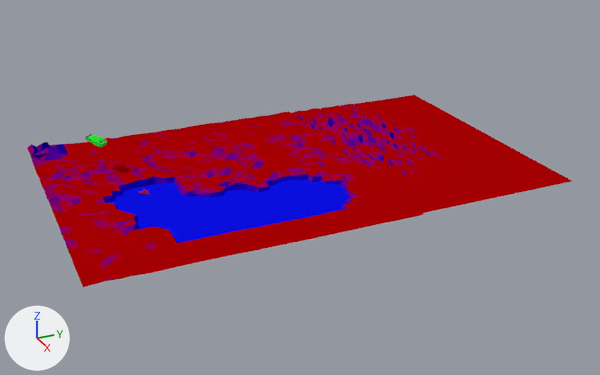
The Blender file 04 Shots/mz-see-shot1.blend, before and after one commit.
Both versions are drawn from a 50 mm lens placed at (67.4, -22.2, 32.8), pointed at (-1.6, 8.8, -1.7). The axes (+X, +Y, +Z) are drawn at lower left. The lights are the same throughout.

Names of what the first picture shows: 'landschaft-mit-see', 'wasser-see'.
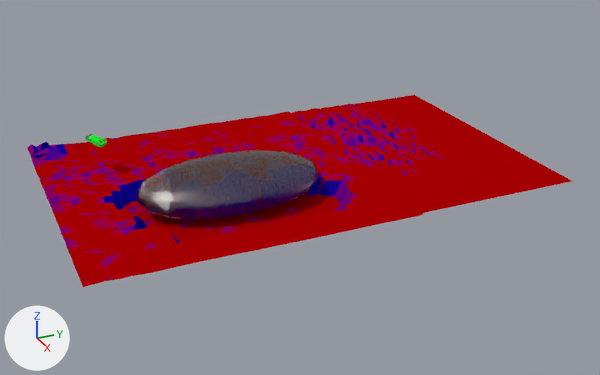
Commit message: Wasser im See hinzugefügt, Beleuchtung in den See Shots ergänzt

Location of each change, [x1, y1, x2, y2] in pixels of the pictures (600 x 375 px):
```json
{"object": "domain", "change": "added", "after": [136, 150, 320, 220]}
{"object": "wasser-see", "change": "hidden", "before": [107, 179, 351, 243]}
```

Edits to the scene script, one JSON object a line:
```json
{"op": "add", "block": "mat_water_shader", "code": ["mat_water_shader = bpy.data.materials.new('Water_Shader')", "# nodes: BsdfAnisotropic, BsdfGlass, MixShader, OutputMaterial", "# colours: white #fff2ec"]}
{"block": "me_plane_004", "where": "me_plane_004.from_pydata(...)  # 4 vertices, 1 face; spans x -1.0..1.0, y -1.0..1.0, z 0.0"}
{"op": "remove", "block": "me_plane_004", "code": "me_plane_004.materials.append(mat_material_003)  # blue #0b10e7"}
{"op": "add", "block": "me_plane_004", "code": "me_plane_004.materials.append(mat_material_004)  # grey #818181"}
{"op": "add", "block": "me_cube_1", "code": ["me_cube_1 = bpy.data.meshes.new('Cube')", "me_cube_1.from_pydata(...)  # a box spanning x -1.0..1.0, y -1.0..1.0, z -1.0..1.0", "me_cube_1.polygons.foreach_set('use_smooth', [True] * 6)", "me_cube_1.materials.append(mat_water_shader)"]}
{"op": "add", "block": "ob_wasser_see", "code": "ob_wasser_see.hide_viewport = True"}
{"op": "add", "block": "ob_domain", "code": ["ob_domain = bpy.data.objects.new('domain', me_cube_1)", "ob_domain.location = (-0.48, 1.14, 0.69)", "ob_domain.scale = (5.9, 10.7, 2.74)", "_m = ob_domain.modifiers.new('Subsurf', 'SUBSURF')", "_m.levels = 2"]}
```
